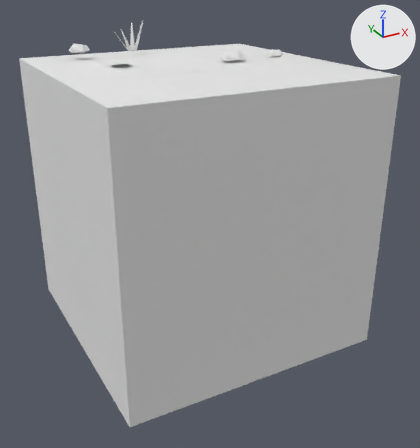
The FBX model Assets/Tiles/Blend/Blend Sand Dark 1.fbx: old version first, new version second.
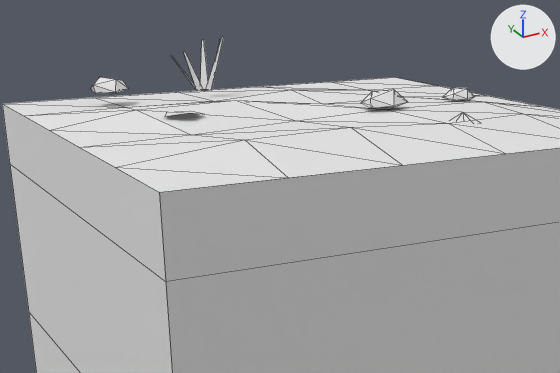
Each version appears first whole from a 50 mm camera at (-1.95, -3.78, 1.69) aimed at (0.04, -0.17, -0.12), and next in a close-up on the part from 4% to 79% of the width and 0% to 47% of the height. Arrows for +X, +Y and +Z are at upper right; the lights stay in place. The last two pictures show the newer version. The close-ups show mesh edges as thin lines. Where no turn or scale is listed for an object, it has been applied to the vertices. Vertices at exactly the same position are counted once.

Objects in the first close-up: 'Blend Sand Dark 1'.
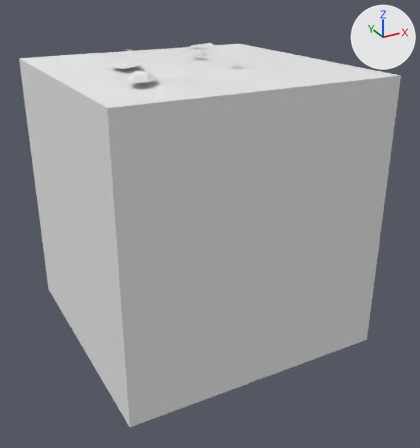
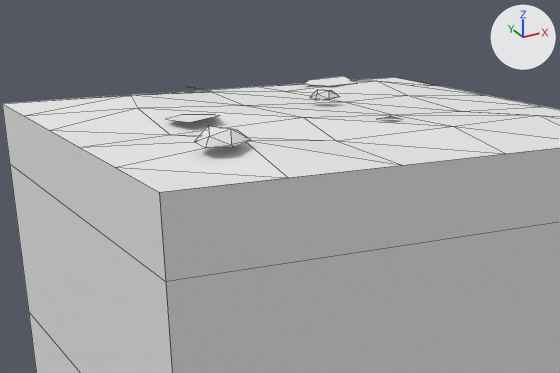
Boxes [x1, y1, x2, y2] around the edits, measured in the close-ups (560 x 373 px; the box of a moved part takes in the faces that stretch with it):
'Blend Sand Dark 1', reshaped: before [2, 36, 560, 373]; after [2, 76, 560, 373]
part 1 of me_blend_sand_dark_1, moved or reshaped: before [451, 112, 477, 121]; after [186, 86, 209, 92]
part 2 of me_blend_sand_dark_1, moved or reshaped: before [165, 111, 202, 116]; after [167, 114, 219, 123]
part 3 of me_blend_sand_dark_1, added: after [303, 76, 356, 86]
part 4 of me_blend_sand_dark_1, deleted: before [90, 36, 224, 93]
part 5 of me_blend_sand_dark_1, moved or reshaped: before [137, 88, 505, 165]; after [149, 80, 505, 165]

Edits to the bpy script that builds the scene:
```text
Change me_blend_sand_dark_1:
    used by ob_blend_sand_dark_1; location = (0.0, 0.0, 0.0)
    remove me_blend_sand_dark_1.from_pydata(...)  # 115 vertices, 133 faces; spans x -1.0..1.0, y -1.0..1.0, z -1.0..1.32
    add me_blend_sand_dark_1.from_pydata(...)  # 94 vertices, 113 faces; spans x -1.0..1.0, y -1.0..1.0, z -1.0..1.16
    me_blend_sand_dark_1 part 1: the loose piece of 6 vertices spanning x 0.24..0.35, y -0.66..-0.55, z 1.09..1.12 is turned 117.4 degrees about the z axis through its middle and scaled by 0.877, then moved by (-0.5, 1.28, 0.0)
    me_blend_sand_dark_1 part 2: the loose piece of 5 vertices spanning x -0.61..-0.45, y -0.04..0.12, z 1.09..1.11 is turned 45.8 degrees about the z axis through its middle and scaled by 1.31, then moved by (0.01, -0.11, 0.0)
    me_blend_sand_dark_1 part 3: the loose piece of 5 vertices spanning x -0.61..-0.45, y -0.04..0.12, z 1.09..1.11 is copied, and the copy is turned 126.7 degrees about the z axis through its middle and scaled by 1.66, then moved by (0.96, 0.61, 0.0); it spans x 0.28..0.53, y 0.52..0.78, z 1.09..1.11
    me_blend_sand_dark_1 part 4: 6 loose pieces with 32 vertices, spanning x -0.68..-0.1, y 0.57..0.78, z 1.09..1.32, are deleted
    me_blend_sand_dark_1 part 5
    11 vertices are removed from x 0.11..0.28, y -0.31..-0.14, z 1.11..1.17
    20 faces are deleted
    3 vertices in x 0.54..0.64, y -0.23..-0.15, z 1.11..1.13 move by (-0.48, 0.28, 0.0)
    25 vertices move from x -0.6..0.64, y -0.65..0.63, z 1.05..1.15 to x -0.65..0.65, y -0.64..0.64, z 1.05..1.14
    17 vertices are added at x -0.76..0.15, y -0.77..-0.38, z 1.09..1.16
    24 new faces join them
```
